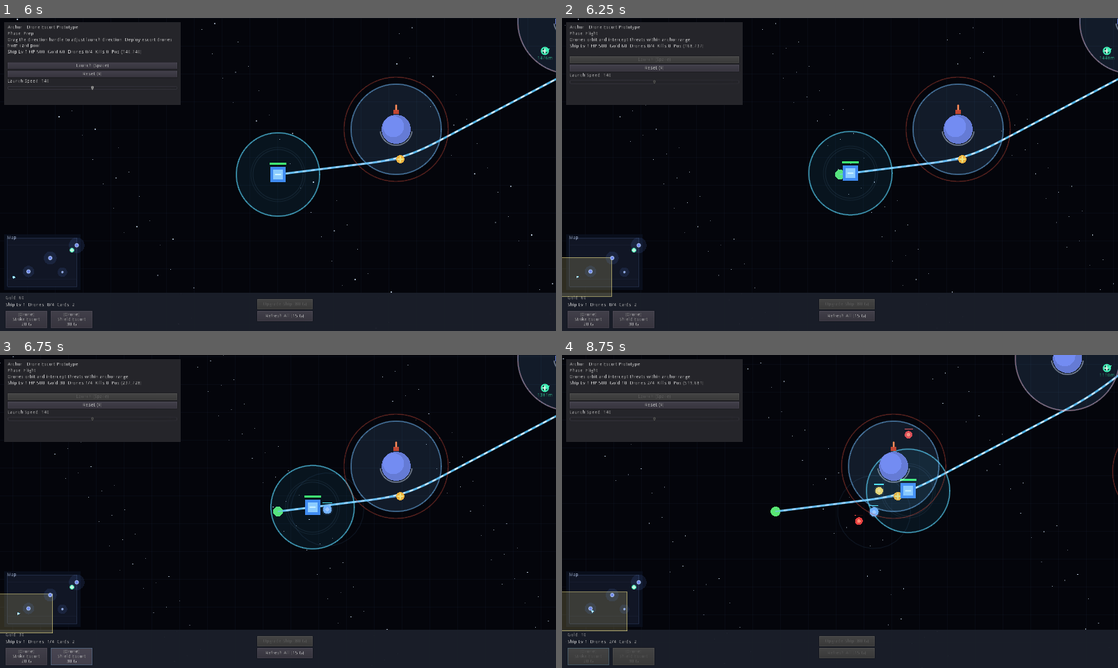
Above: before the commit, frames 1-4 (two rows, left to right).
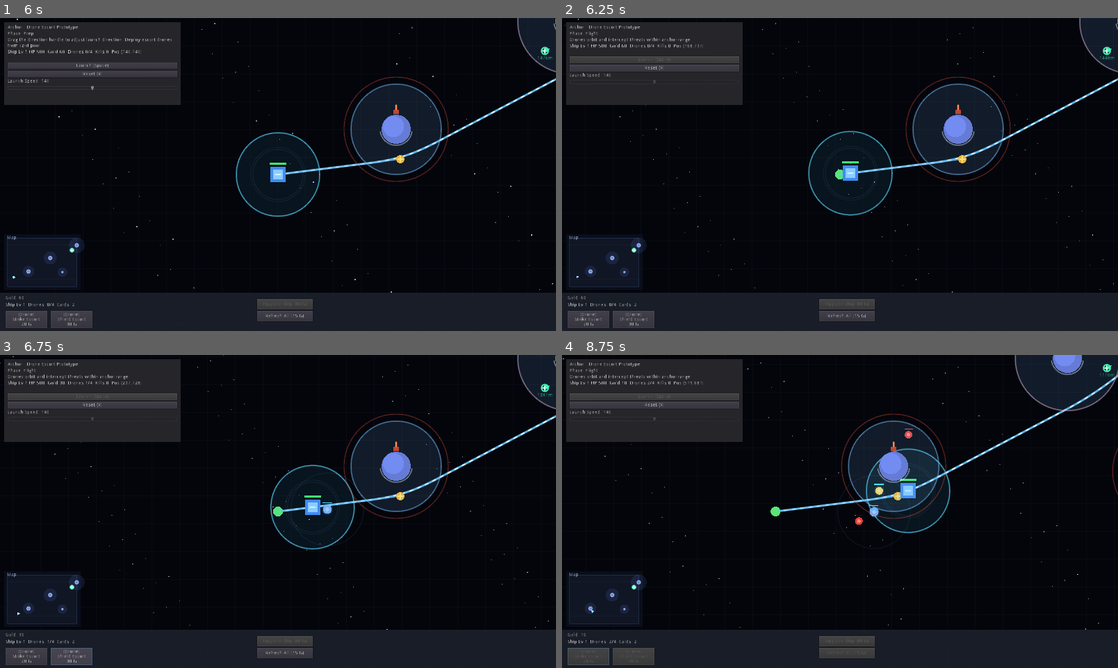
Above: after the commit, the same moments.

Repository: fingertip123/CGJ2026
Game: Godot game, scene res://scenes/Main.tscn
The game is run twice, just before and just after one commit, with the same random seed, the same clock (stepped at 60 frames per second) and the same inputs.
Inputs (mouse positions are in pixels of both pictures, inside the frame that each line leads up to):
- Up to frame 1 (6 s): click "[Drone] Strike Escort 20 G" at 0.5 s; click "[Drone] Beam Escort 25 G" at 1.25 s; click "Refresh All (15 G)" at 2 s; click "Reset (R)" at 2.75 s; click "[Drone] Strike Escort 20 G" at 3.5 s; click "[Drone] Beam Escort 25 G" at 4.25 s; click "Refresh All (15 G)" at 5 s; tap A at 5.75 s; move the mouse to (400, 158) at 5.77 s; tap R at 5.85 s; click (400, 158) at 5.92 s
- Up to frame 2 (6.25 s): tap Space at 6.02 s
- Up to frame 3 (6.75 s): click "[Drone] Shield Escort 30 G" at 6.5 s
- Up to frame 4 (8.75 s): click "[Drone] Strike Escort 20 G" at 7.25 s; drag from (728, 527) to (812, 574) at 8.02 s

Frame 1 is identical in both runs. In frame 2, 1.1% of the frame differs, in the area x 0-9%, y 76-90%; in frame 3, 1.2%; in frame 4, 1.5%, in the area x 0-12%, y 75-89%.

Commit message:
[feature] 优化小地图展示

Diff:
--- a/scripts/minimap.gd
+++ b/scripts/minimap.gd
@@ -76,6 +76,19 @@
 func _WorldDistanceToMap(nWorldDistance: float) -> float:
     return nWorldDistance * _GetMapScale()
 
+func _ClampMapPoint(vPos: Vector2, nRadius: float = 0.0) -> Vector2:
+    var oMap = _GetMapRect()
+    var oInner = oMap.grow(-nRadius)
+    if oInner.size.x <= 0.0 or oInner.size.y <= 0.0:
+        return Vector2(
+            clamp(vPos.x, oMap.position.x, oMap.position.x + oMap.size.x),
+            clamp(vPos.y, oMap.position.y, oMap.position.y + oMap.size.y)
+        )
+    return Vector2(
+        clamp(vPos.x, oInner.position.x, oInner.position.x + oInner.size.x),
+        clamp(vPos.y, oInner.position.y, oInner.position.y + oInner.size.y)
+    )
+
 func _draw() -> void:
     draw_rect(Rect2(Vector2.ZERO, rect_size), Color(0.04, 0.06, 0.11, 0.92))
     draw_rect(Rect2(Vector2.ZERO, rect_size), Color(0.28, 0.38, 0.55, 0.75), false, 1.5)
@@ -88,7 +101,6 @@
     var vWorldRectEnd = _WorldToMap(oWorldBounds.position + oWorldBounds.size)
     draw_rect(Rect2(vWorldRectPos, vWorldRectEnd - vWorldRectPos), Color(0.12, 0.16, 0.24, 0.35), false, 1.0)
 
-    _DrawCameraView()
     _DrawPlanets()
     _DrawAnchor()
     _DrawShip()
@@ -96,25 +108,6 @@
     var oFont = get_font("font")
     if oFont != null:
         draw_string(oFont, Vector2(8, 14), "Map", Color(0.75, 0.82, 0.95, 0.9))
-
-func _DrawCameraView() -> void:
-    if pShip == null or not is_instance_valid(pShip):
-        return
-
-    var pCamera = pShip.get_node_or_null("Camera2D")
-    if pCamera == null or not pCamera.current:
-        return
-
-    var vViewportSize = get_viewport_rect().size
-    var vZoom = pCamera.zoom if pCamera.zoom.x > 0.001 else Vector2.ONE
-    var vHalfSize = Vector2(vViewportSize.x / vZoom.x, vViewportSize.y / vZoom.y) * 0.5
-    var vCenter = pShip.global_position
-    var oCameraRect = Rect2(vCenter - vHalfSize, vHalfSize * 2.0)
-
-    var vTopLeft = _WorldToMap(oCameraRect.position)
-    var vBottomRight = _WorldToMap(oCameraRect.position + oCameraRect.size)
-    draw_rect(Rect2(vTopLeft, vBottomRight - vTopLeft), Color(0.95, 0.9, 0.55, 0.18))
-    draw_rect(Rect2(vTopLeft, vBottomRight - vTopLeft), Color(0.95, 0.9, 0.55, 0.55), false, 1.0)
 
 func _DrawPlanets() -> void:
     if pPlanetsRoot == null or not is_instance_valid(pPlanetsRoot):
@@ -149,14 +142,17 @@
     if pShip == null or not is_instance_valid(pShip):
         return
 
-    var vPos = _WorldToMap(pShip.global_position)
+    var nShipIconRadius = 8.0
+    var vPos = _ClampMapPoint(_WorldToMap(pShip.global_position), nShipIconRadius)
     var vVelocity = pShip.GetVelocity() if pShip.has_method("GetVelocity") else Vector2.ZERO
 
     if vVelocity.length_squared() > 4.0:
         var vDir = vVelocity.normalized()
-        var vTip = vPos + vDir * 7.0
+        var vTip = _ClampMapPoint(vPos + vDir * 7.0, 1.0)
         var vSide = Vector2(-vDir.y, vDir.x) * 4.0
-        draw_colored_polygon(PoolVector2Array([vTip, vPos - vDir * 2.0 + vSide, vPos - vDir * 2.0 - vSide]), Color(0.45, 0.85, 1.0, 0.95))
+        var vTailLeft = _ClampMapPoint(vPos - vDir * 2.0 + vSide, 1.0)
+        var vTailRight = _ClampMapPoint(vPos - vDir * 2.0 - vSide, 1.0)
+        draw_colored_polygon(PoolVector2Array([vTip, vTailLeft, vTailRight]), Color(0.45, 0.85, 1.0, 0.95))
     else:
         draw_circle(vPos, 4.0, Color(0.45, 0.85, 1.0, 0.95))
 
